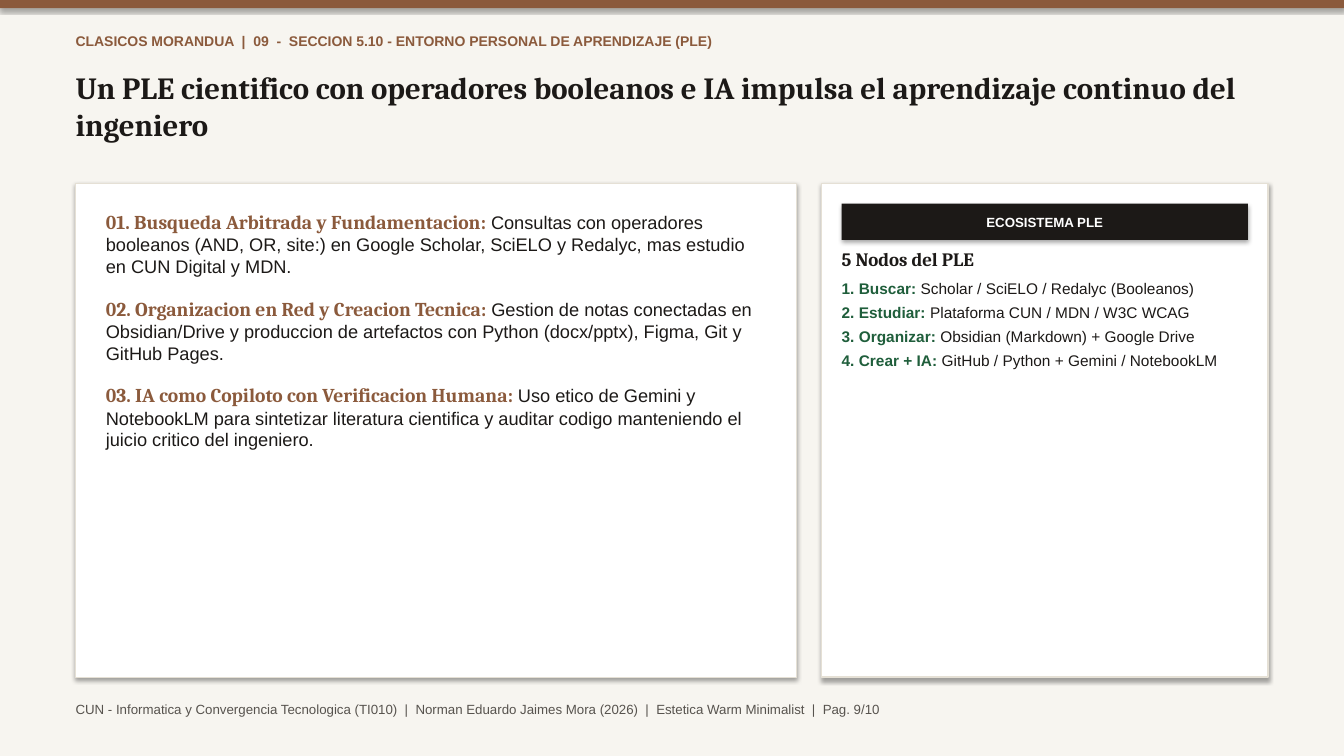
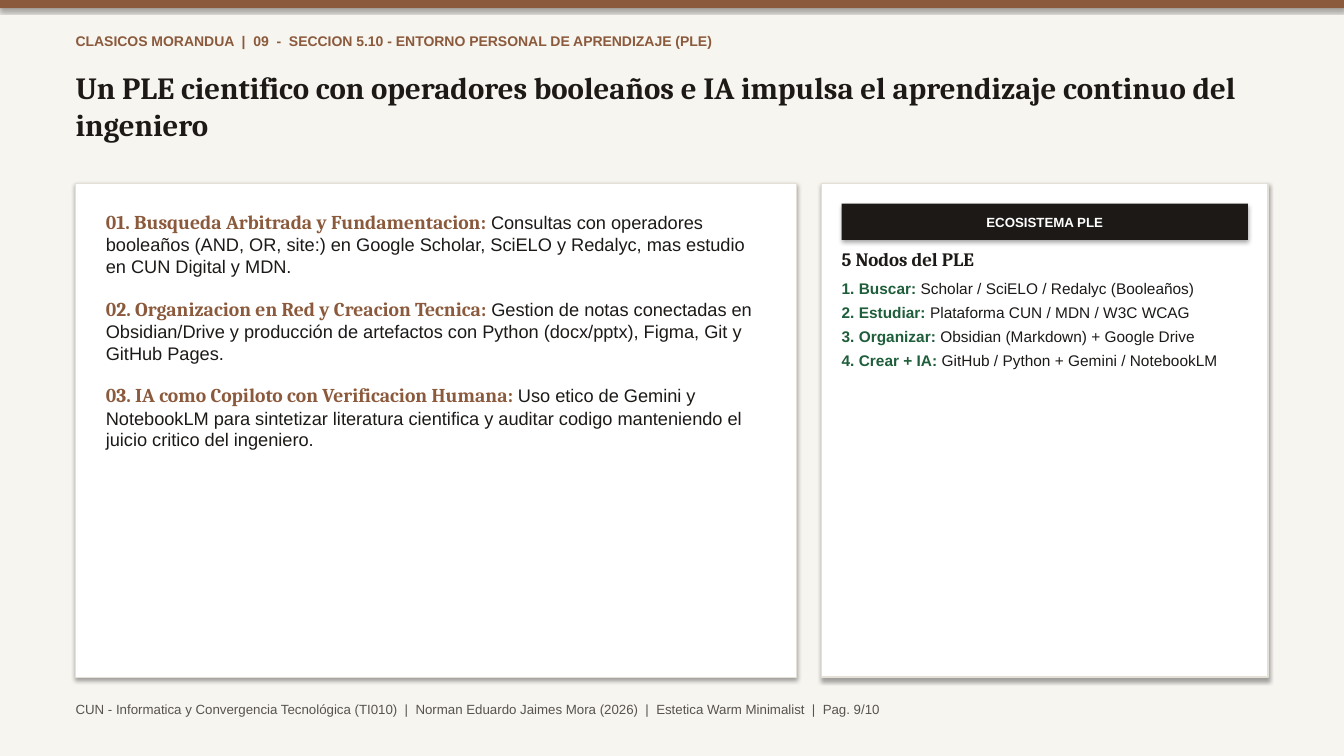
Before and after one commit to TheNormanJames/CUN-Informatica-y-convergencia, a slide deck: slide 9 of docs/ProyectoFinal_Norman_Jaimes.pptx. Drawn at 1344x756 pixels with LibreOffice and Linux fonts; fonts in the diff are those of the drawing. Boxes give left, top, right and bottom in pixels: in the first picture for what was removed or moved away, otherwise in the second. Text is boxed around its words. In the diff, an @@ line names an element or a change of style, - is before the commit and + after.

```diff
--- a/docs/ProyectoFinal_Norman_Jaimes.pptx
+++ b/docs/ProyectoFinal_Norman_Jaimes.pptx
@@ text at (x1=76, y1=77, x2=1236, y2=143): text changed @@
-Un PLE cientifico con operadores booleanos e IA impulsa el aprendizaje continuo del ingeniero
+Un PLE cientifico con operadores booleaños e IA impulsa el aprendizaje continuo del ingeniero
@@ text at (x1=106, y1=215, x2=752, y2=364): text changed @@
-01. Busqueda Arbitrada y Fundamentacion: Consultas con operadores booleanos (AND, OR, site:) en Google Scholar, SciELO y Redalyc, mas estudio en CUN Digital y MDN.
-02. Organizacion en Red y Creacion Tecnica: Gestion de notas conectadas en Obsidian/Drive y produccion de artefactos con Python (docx/pptx), Figma, Git y GitHub Pages.
+01. Busqueda Arbitrada y Fundamentacion: Consultas con operadores booleaños (AND, OR, site:) en Google Scholar, SciELO y Redalyc, mas estudio en CUN Digital y MDN.
+02. Organizacion en Red y Creacion Tecnica: Gestion de notas conectadas en Obsidian/Drive y producción de artefactos con Python (docx/pptx), Figma, Git y GitHub Pages.
@@ text at (x1=842, y1=283, x2=1194, y2=297): text changed @@
-1. Buscar: Scholar / SciELO / Redalyc (Booleanos)
+1. Buscar: Scholar / SciELO / Redalyc (Booleaños)
@@ text at (x1=76, y1=704, x2=880, y2=717): text changed @@
-CUN - Informatica y Convergencia Tecnologica (TI010) | Norman Eduardo Jaimes Mora (2026) | Estetica Warm Minimalist | Pag. 9/10
+CUN - Informatica y Convergencia Tecnológica (TI010) | Norman Eduardo Jaimes Mora (2026) | Estetica Warm Minimalist | Pag. 9/10
```
Also in this commit, not shown: 9 other slides changed, 18 other files.
